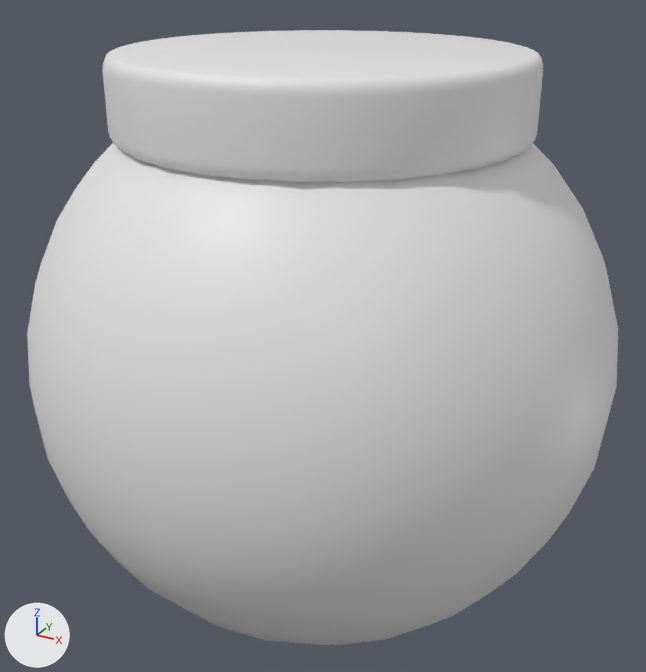
The FBX model Unity/Assets/3D/Props/bocal.fbx, before and after one commit.
The view is the same before and after, from a 50 mm camera at (0.949, -1.726, 1.583) aimed at (-0.005, 0.008, 0.716). The lights are fixed; the arrows at lower left show +X, +Y and +Z. Where no turn or scale is listed for an object, it has been applied to the vertices.

Objects in the first picture: 'bocal'.
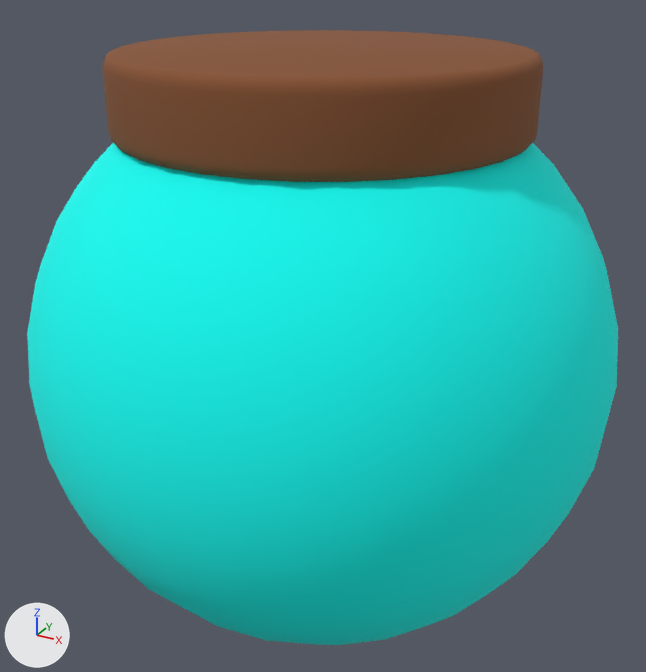
What the commit changed:
Material 'Flask' (mat_flask) is new.
Its base color is (0.0, 1.0, 0.922) (cyan #00fff6).
Its roughness is 1.0.
Material 'bouchon' (mat_bouchon) is new.
Its base color is (0.24, 0.0846, 0.0307) (brown #865231).
Its roughness is 1.0.
me_cube_031 has 706 vertices, 674 faces and spans x -0.678..0.678, y -0.678..0.678, z 0.009..1.379.
me_cube_031 is used by ob_bocal; location (0.0, 0.0, 0.0).
me_cube_031 part 1: 384 of the faces centred in x -0.664..0.664, y -0.664..0.664, z 0.023..1.351 switch from no material to mat_flask (cyan #00fff6).
me_cube_031 part 2: 290 of the faces centred in x -0.451..0.451, y -0.451..0.451, z 1.202..1.379 switch from no material to mat_bouchon (brown #865231).

Pixel boxes (x1, y1, x2, y2) of what changed, in the pictures (646 x 672 px):
part 1 of me_cube_031, recoloured (grey to cyan)
    both: (27, 143, 618, 645)
part 2 of me_cube_031, recoloured (white to brown)
    both: (103, 30, 543, 182)
